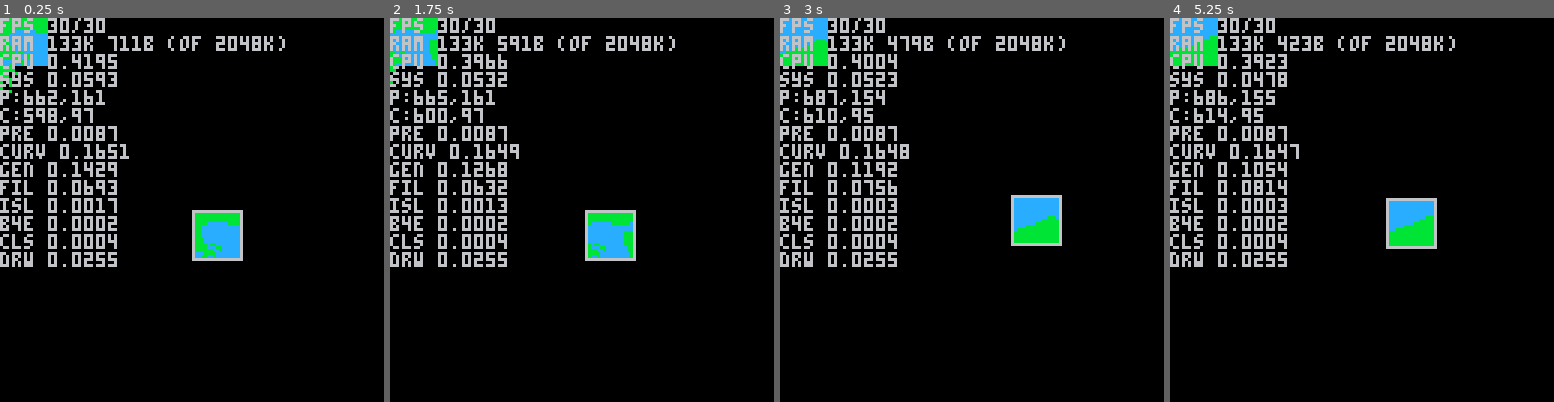
Above: before the commit, frames 1-4 (left to right).
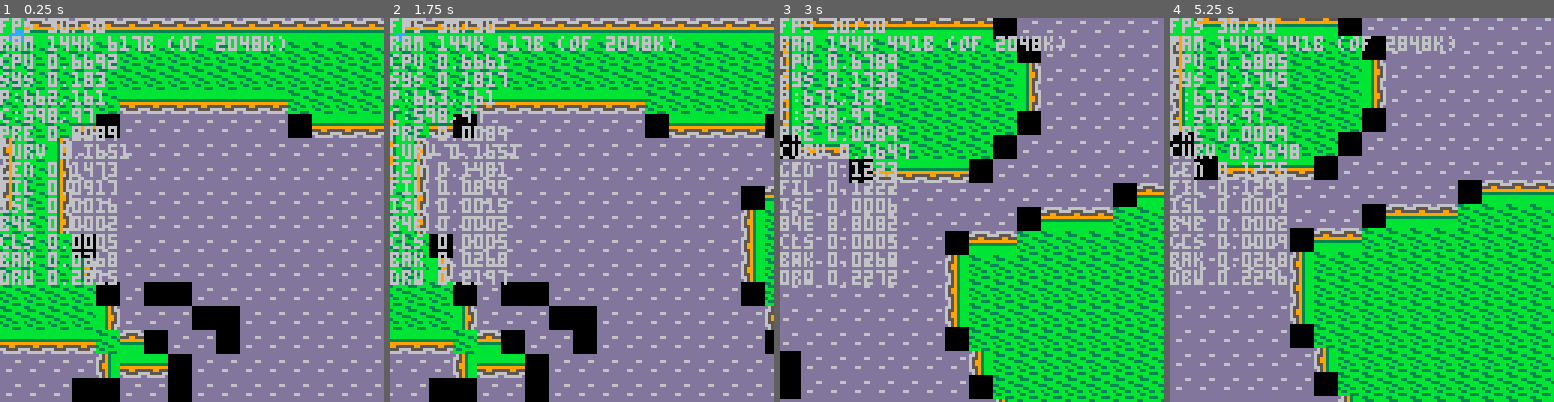
Above: after the commit, the same moments.

Repository: pvan/pico8
Game: PICO-8 cartridge caspian.p8
Same seed, same stepped clock (60 frames per second), same inputs: the game is played once before the commit and once after it.
Inputs:
- Up to frame 1 (0.25 s): no input
- Up to frame 2 (1.75 s): tap X (X key) at 0.33, 1.07 s; tap O (Z key) at 0.7, 1.7 s; hold Right from 1.6 s (still down)
- Up to frame 3 (3 s): tap X (X key) at 1.85, 2.97 s; release Right at 2.1 s; tap O (Z key) at 2.1, 2.5, 2.9 s; hold Up 2.15-2.42 s; hold Right from 2.47 s (still down)
- Up to frame 4 (5.25 s): release Right at 3.03 s; hold Left 3.08-3.58 s; tap O (Z key) every 0.4 s from 3.3 to 4.9 s; hold Down 3.63-3.97 s; hold Right 4.02-4.68 s; tap X (X key) at 4.08, 5.2 s; hold Up 4.73-5.03 s; hold Left from 5.08 s (still down)

The runs differ from the first frame. In frame 1, 87% of the frame differs, in the area x 0-100%, y 0-100%; in frame 2, 86%; in frame 3, 88%; in frame 4, 88%.

Commit message:
caspian: start drawing tiles based on map

Diff:
--- a/caspian.p8
+++ b/caspian.p8
@@ -13,6 +13,9 @@
 
 px,py=550,160
 px,py=662,161
+
+subpx=0
+subpy=0
 
 
 cx,cy=px-64,py-64
@@ -38,19 +41,45 @@
  if btnp(⬆️) then gy1-=2 end
  if btnp(⬇️) then gy1+=2 end
  ]]
+ if btnp(⬅️) and btnp(➡️) then
+  debugmsgs = not debugmsgs
+ end
+
+ if btnp(⬆️) and btnp(⬇️) then
+  debugmap = not debugmap
+ end
+
  if (btnp(❎)) gtoggle=(gtoggle+1)%maxtog
 
  if btn(🅾️) then
-  if btn(⬅️) then cx-=2 end
-  if btn(➡️) then cx+=2 end
-  if btn(⬆️) then cy-=2 end
-  if btn(⬇️) then cy+=2 end
- else
   if btn(⬅️) then px-=1 end
   if btn(➡️) then px+=1 end
   if btn(⬆️) then py-=1 end
   if btn(⬇️) then py+=1 end
  end
+
+ if not btn(🅾️) then
+  if btn(⬅️) then subpx-=1 end
+  if btn(➡️) then subpx+=1 end
+  if btn(⬆️) then subpy-=1 end
+  if btn(⬇️) then subpy+=1 end
+  if subpx>=8 then
+   px+=1
+   subpx=0
+  end
+  if subpx<0 then
+   px-=1
+   subpx+=8
+  end
+  if subpy>=8 then
+   py+=1
+   subpy=0
+  end
+  if subpy<0 then
+   py-=1
+   subpy+=8
+  end
+ end
  if (px<cx) cx=px
  if (py<cy) cy=py
  if (px+32>cx+128) cx=px-128+32
@@ -67,7 +96,7 @@
 
  --mapreset()
 
- rec={px,py,px+16,py+16}
+ rec={px,py,px+mapw,py+maph}
  bigrec={rec[1]-5,rec[2]-5,rec[3]+5,rec[4]+5}
  --if not eq(rec,lastrec) then
   add(gtime,{"pre",stat(1)})
@@ -114,10 +143,21 @@
   {64,100}
   })
   ]]
- draw_map(px,py)
+
+  --draw_map(px,py)
+  --rect(rec[1],rec[2],rec[3],rec[4])
+  --add(gtime,{"drw",stat(1)})
+ camera()
+ copy_screen_map_to_mem()
+ add(gtime,{"bak",stat(1)})
+ draw_map_at_tiles(subpx,subpy)
+ if debugmap then
+  draw_map_from_mem()
+ end
  add(gtime,{"drw",stat(1)})
 
- rect(rec[1],rec[2],rec[3],rec[4])
+
+
 
 
  --[[
@@ -141,48 +181,49 @@
 ]]
  camera()
 
- cursor(0,0)
- print("fps "..stat(7).."/"..stat(8))
- kbs=stat(0)
- bts=(kbs-flr(kbs))*1024
- print("ram "..flr(kbs).."k "..bts.."b (of 2048k)")
- print("cpu "..stat(1))
- print("sys "..stat(2))
-
-	print("p:"..px..","..py)
-	print("c:"..cx..","..cy)
-
-	lastt = 0
-	for i=1,#gtime do
-	 delta = gtime[i][2]-lastt
-	 print(gtime[i][1].." "..delta)
-	 lastt = gtime[i][2]
-	end
-
-	--[[
-	lastt = 0
-	for i=1,#ltime do
-	 delta = ltime[i][2]-lastt
-	 print(ltime[i][1].." "..delta)
-	 lastt = ltime[i][2]
-	end
-	]]
-
-
-	--[[
-	print(#gsteps)
- for stp in all(gsteps) do
-  print(stp)
- end
- gsteps={}]]
-
- --[[
-	print(#rolmsg)
- for stp in all(rolmsg) do
-  print(stp)
- end
- rolmsg={}]]
-
+ if debugmsgs then
+  cursor(0,0)
+  print("fps "..stat(7).."/"..stat(8))
+  kbs=stat(0)
+  bts=(kbs-flr(kbs))*1024
+  print("ram "..flr(kbs).."k "..bts.."b (of 2048k)")
+  print("cpu "..stat(1))
+  print("sys "..stat(2))
+
+ 	print("p:"..px..","..py)
+ 	print("c:"..cx..","..cy)
+
+ 	lastt = 0
+ 	for i=1,#gtime do
+ 	 delta = gtime[i][2]-lastt
+ 	 print(gtime[i][1].." "..delta)
+ 	 lastt = gtime[i][2]
+ 	end
+
+ 	--[[
+ 	lastt = 0
+ 	for i=1,#ltime do
+ 	 delta = ltime[i][2]-lastt
+ 	 print(ltime[i][1].." "..delta)
+ 	 lastt = ltime[i][2]
+ 	end
+ 	]]
+
+
+ 	--[[
+ 	print(#gsteps)
+  for stp in all(gsteps) do
+   print(stp)
+  end
+  gsteps={}]]
+
+  --[[
+ 	print(#rolmsg)
+  for stp in all(rolmsg) do
+   print(stp)
+  end
+  rolmsg={}]]
+ end
 
 end
 
@@ -192,6 +233,9 @@
 
 gtoggle=1
 maxtog=2
+
+debugmap=false
+debugmsgs=true
 -->8
 --world
 
@@ -446,16 +490,6 @@
 tile_test=14
 tile_nil=0
 
-gmap={}
-
-
-function inrect(r, p)
- return p[1]>=r[1] and
-        p[2]>=r[2] and
-        p[1]<r[3] and
-        p[2]<r[4]
-end
-
 
 function aabb_col(r1,r2)
  return
@@ -492,12 +526,20 @@
 end
 
 
---not using atm tho we should
-mapw=16
-maph=16
-
---mapaddr = 0x4300
-mapaddr = 0x6000 --screen
+mapw=19
+maph=19
+
+mapaddr = 0x4300
+
+function copy_screen_map_to_mem()
+ for x=0,mapw-1 do
+  for y=0,maph-1 do
+   poke(mapaddr+(x+y*mapw),pget(x,y))
+  end
+ end
+end
+
+--mapaddr = 0x6000 --screen
 --poke(mapaddr+(x+y*mapw),t)
 --peek(mapaddr+(x+y*mapw))
 --replace 16 with w/h if neeed
@@ -506,26 +548,6 @@
  cls()
  --memset(mapaddr,tile_nil,mapw*maph)
 end
-function mapsetsafe(x,y,t)
-	if x>=0 and x<mapw and
-    y>=0 and y<maph then
-   --poke(mapaddr+(x+y*mapw),t)
-   pset(x,y,t)
- end
-end
-
-function mapsetsafeifnil(x,y,t)
-	if x>=0 and x<mapw and
-    y>=0 and y<maph then
-  --if peek(mapaddr+(x+y*mapw))==tile_nil then
-  if pget(x,y)==tile_nil then
-   --poke(mapaddr+(x+y*mapw),t)
-   pset(x,y,t)
-  end
- end
-end
-
-
 
 
 --map at 0,0,mapw,maph
@@ -582,34 +604,6 @@
    end
   end
 
-
- --[[
- -- fill water, rest default to land
-  for x=0,15 do
-   for y=0,15 do
-    local t=peek(mapaddr+(x+y*mapw))
-    if t != tile_nil then
-     --if m[xy2s(x,y)]==tile_fill_land then
-      --flood_fill(m,{x,y},tile_fill_land,tile_land)
-     --end
-     if t==tile_fill_water then
-      flood_fill(x,y,tile_fill_water,tile_water)
-     end
-    end
-   end
-  end
-
-  for x=0,15 do
-   for y=0,15 do
-    local t=peek(mapaddr+(x+y*mapw))
-    if t==tile_nil
-    or t==tile_fill_land
-    then
-     poke(mapaddr+(x+y*mapw),tile_land)
-    end
-   end
-  end
-  ]]
  end
 
 end
@@ -629,23 +623,85 @@
 
 
 
-function gen_map(curves,mx,my)
+function gen_map(curves,px,py)
 	result = {}
 	if (not curves) return result
 	num_curves = #curves
 	for i=1,num_curves do
-	 plotbez(mx,my,curves,i)
+	 plotbez(px,py,curves,i)
 	end
 	return result
 end
 
-function draw_map(px,py)
- for mx=1,mapw do
-  for my=1,maph do
+
+
+function draw_map_from_screen(px,py)
+ for mx=0,mapw-1 do
+  for my=0,maph-1 do
    camera()
 			local t=pget(mx,my)
    camera(cx,cy)
    pset(mx+px,my+py,t)
+  end
+ end
+ color(6)
+end
+
+function draw_map_from_mem()
+ for mx=0,mapw-1 do
+  for my=0,maph-1 do
+			local t=peek(mapaddr+(mx+my*mapw))
+   pset(64+mx,64+my,t)
+  end
+ end
+ color(6)
+end
+
+function draw_map_at_tiles(px,py)
+ for x=1,mapw-2 do
+  for y=1,maph-2 do
+			--local t=pget(mx,my)
+			local mx,my=x-1,y-1
+			local t=peek(mapaddr+(mx+my*mapw))
+			local n=peek(mapaddr+(mx+(my-1)*mapw))
+			local s=peek(mapaddr+(mx+(my+1)*mapw))
+			local e=peek(mapaddr+((mx-1)+my*mapw))
+			local w=peek(mapaddr+((mx+1)+my*mapw))
+			if t!=tile_land then
+			 spr(2,mx*8-px,my*8-py)
+			else
+    if n==tile_land and
+  			  s==tile_land and
+  			  e==tile_land and
+  			  w==tile_land
+  		then spr(1,mx*8-px,my*8-py)	end
+    if n!=tile_land and
+  			  s==tile_land and
+  			  e==tile_land and
+  			  w==tile_land
+  		then spr(3,mx*8-px,my*8-py,1,1,false,true) end
+    if n==tile_land and
+  			  s!=tile_land and
+  			  e==tile_land and
+  			  w==tile_land
+  		then spr(3,mx*8-px,my*8-py) end
+    if n==tile_land and
+  			  s==tile_land and
+  			  e!=tile_land and
+  			  w==tile_land
+  		then spr(5,mx*8-px,my*8-py,1,1,true,false) end
+    if n==tile_land and
+  			  s==tile_land and
+  			  e==tile_land and
+  			  w!=tile_land
+  		then spr(5,mx*8-px,my*8-py) end
+			end
+			--[[
+   if t==tile_land then
+    spr(1,mx*8-px,my*8-py)
+   else
+    spr(2,mx*8-px,my*8-py)
+   end]]
   end
  end
  color(6)
@@ -1424,14 +1480,14 @@
 end
 
 __gfx__
-0000000033333333dddddddd00000000000000000000000000000000000000000000000000000000000000000000000000000000000000000000000000000000
-0000000033333333dddddd6600000000000000000000000000000000000000000000000000000000000000000000000000000000000000000000000000000000
-0070070033333bb366dd66dd00000000000000000000000000000000000000000000000000000000000000000000000000000000000000000000000000000000
-0007700033333333dddddddd00000000000000000000000000000000000000000000000000000000000000000000000000000000000000000000000000000000
-0007700033333333dddddddd00000000000000000000000000000000000000000000000000000000000000000000000000000000000000000000000000000000
-0070070033bb3333ddd66ddd00000000000000000000000000000000000000000000000000000000000000000000000000000000000000000000000000000000
-0000000033333333d66dd66d00000000000000000000000000000000000000000000000000000000000000000000000000000000000000000000000000000000
-0000000033333333dddddddd00000000000000000000000000000000000000000000000000000000000000000000000000000000000000000000000000000000
+0000000033bbbbbbddddddddbbbbbbbbbbb3956dbbb3956d00000000000000000000000000000000000000000000000000000000000000000000000000000000
+00000000b333bbbbddddddddbbbbbbbbbbb39566bbb3956600000000000000000000000000000000000000000000000000000000000000000000000000000000
+00700700bbbbb33bddddd66dbbbbbbbbbbb39556bbb3955600000000000000000000000000000000000000000000000000000000000000000000000000000000
+0007700033bbbbb3dddddddd3333333333339956bbb3995600000000000000000000000000000000000000000000000000000000000000000000000000000000
+00077000bb33bbbbdddddddd9999999999999956bbb3995600000000000000000000000000000000000000000000000000000000000000000000000000000000
+007007003bbb33bbdd66dddd5559955555599556bbb3955600000000000000000000000000000000000000000000000000000000000000000000000000000000
+00000000b33bbbbbdddddddd6655556666555566bbb3956600000000000000000000000000000000000000000000000000000000000000000000000000000000
+00000000bbbb333bddddddddd666666dd666666dbbb3956d00000000000000000000000000000000000000000000000000000000000000000000000000000000
 000b0000000bb0000000000000000000000000000000000000000000000000000000000000000000000000000000000000000000000000000000000000000000
 0b000bbbbb000bb00000000000000000000000000000000000000000000000000000000000000000000000000000000000000000000000000000000000000000
 bb00000bbbbb00b00000000000000000000000000000000000000000000000000000000000000000000000000000000000000000000000000000000000000000
@@ -1448,14 +1504,14 @@
 000000b0b00000000000000000000000000000000000000000000000000000000000000000000000000000000000000000000000000000000000000000000000
 00000000000000000000000000000000000000000000000000000000000000000000000000000000000000000000000000000000000000000000000000000000
 00000000000000000000000000000000000000000000000000000000000000000000000000000000000000000000000000000000000000000000000000000000
-00000000000000000000000000000000000000000000000000000000000000000000000000000000000000000000000000000000000000000000000000000000
-00000000000000000000000000000000000000000000000000000000000000000000000000000000000000000000000000000000000000000000000000000000
-00000000000000000000000000000000000000000000000000000000000000000000000000000000000000000000000000000000000000000000000000000000
-00000000000000000000000000000000000000000000000000000000000000000000000000000000000000000000000000000000000000000000000000000000
-00000000000000000000000000000000000000000000000000000000000000000000000000000000000000000000000000000000000000000000000000000000
-00000000000000000000000000000000000000000000000000000000000000000000000000000000000000000000000000000000000000000000000000000000
-00000000000000000000000000000000000000000000000000000000000000000000000000000000000000000000000000000000000000000000000000000000
-00000000000000000000000000000000000000000000000000000000000000000000000000000000000000000000000000000000000000000000000000000000
+00000000000000000000000000000000bbbbb36d0000000000000000000000000000000000000000000000000000000000000000000000000000000000000000
+00000000000000000000000000000000bbbbb3660000000000000000000000000000000000000000000000000000000000000000000000000000000000000000
+00000000000000000000000000000000bbbb33560000000000000000000000000000000000000000000000000000000000000000000000000000000000000000
+00000000000000000000000000000000333339560000000000000000000000000000000000000000000000000000000000000000000000000000000000000000
+00000000000000000000000000000000999999560000000000000000000000000000000000000000000000000000000000000000000000000000000000000000
+00000000000000000000000000000000555995560000000000000000000000000000000000000000000000000000000000000000000000000000000000000000
+00000000000000000000000000000000665555660000000000000000000000000000000000000000000000000000000000000000000000000000000000000000
+00000000000000000000000000000000d666666d0000000000000000000000000000000000000000000000000000000000000000000000000000000000000000
 11111100111111000011110000011100001111110011111100111100111111000011111100111110000111110011100000111000001111110011110000111111
 17112100177721000111210001112111001217710012177100127110177121000012117100121710001111711112110000121110001217710012711000127771
 17712100177721000117710001177771011777710011777100121710177121000012177100121710011121711177710001177710001177710012171000127771
